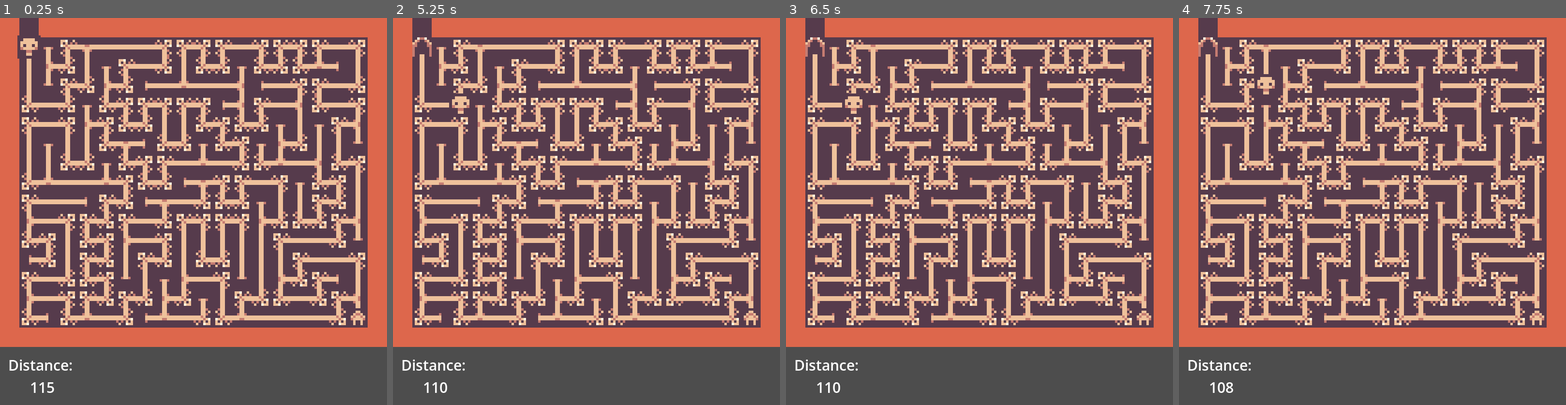
Above: before the commit, frames 1-4 (left to right).
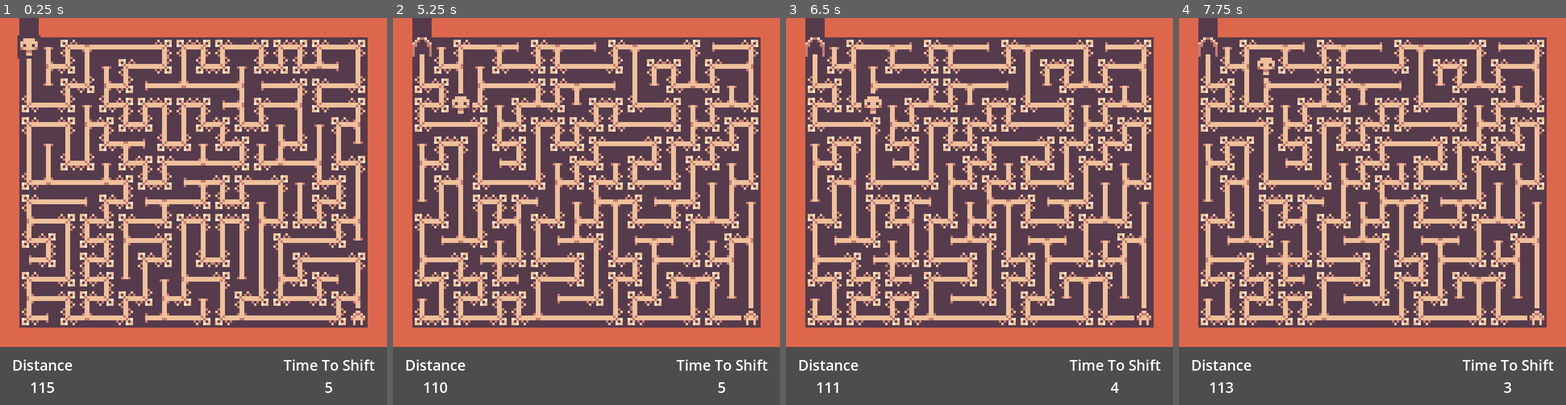
Above: after the commit, the same moments.

Repository: Notanell/GMTK-2026
Game: Godot game, scene res://main/main.tscn
Same seed, same stepped clock (60 frames per second), same inputs: the game is played once before the commit and once after it.
Inputs:
- Up to frame 1 (0.25 s): no input
- Up to frame 2 (5.25 s): tap Enter at 0.5, 2.75, 5 s; hold D (move_right) 0.53-1.28 s; hold S (move_down) 1.28-2.03 s; tap Space at 2, 3.5 s; hold D (move_right) 2.03-2.78 s; hold W (move_up) 2.78-3.53 s; hold A (move_left) 3.53-5.03 s; hold S (move_down) from 5.03 s (still down)
- Up to frame 3 (6.5 s): tap Space at 5.75 s; release S (move_down) at 5.78 s; hold D (move_right) from 5.78 s (still down)
- Up to frame 4 (7.75 s): release D (move_right) at 6.53 s; hold W (move_up) 6.53-7.28 s; hold D (move_right) from 7.28 s (still down)

The runs differ from the first frame. In frame 1, 0.5% of the frame differs, in the area x 2-97%, y 88-97%; in frame 2, 23%; in frame 3, 23%; in frame 4, 23%, in the area x 2-97%, y 5-97%.

Commit message:
Maze now changes on timer

Diff:
--- a/main/main.gd
+++ b/main/main.gd
@@ -1,12 +1,15 @@
 extends Node
 
+@export var maze_size = Vector2i(18, 15)
+@export var shift_time : float = 5
 
 # Called when the node enters the scene tree for the first time.
 func _ready():
-	$Maze.new_maze(Vector2i(18, 15))
+	$Maze.new_maze(maze_size)
 	inject_mazeinfotoplayer()
 	$Player.start(Vector2(60, 60))
-	print($Maze.currentdistance_fromend($Player.maze_coord))
+	$ShiftTimer.start(shift_time)
+	#print($Maze.currentdistance_fromend($Player.maze_coord))
 	pass # Replace with function body.
 
 
@@ -14,6 +17,7 @@
 func _process(delta):
 	#print($Maze.currentdistance_fromend($Player.maze_coord))
 	$ui_main.set_counttoexit($Maze.currentdistance_fromend($Player.maze_coord))
+	$ui_main.set_counttoshift($ShiftTimer.get_time_left())
 	pass
 
 func inject_mazeinfotoplayer():
@@ -21,3 +25,10 @@
 	$Player.maze = $Maze.maze
 	$Player.maze_size = $Maze.maze_size
 	$Player.maze_tileoffset = $Maze.maze_tileoffset
+
+
+func _on_timer_timeout():
+	$Maze.new_maze(maze_size)
+	inject_mazeinfotoplayer()
+	$ShiftTimer.start(shift_time)
+	pass # Replace with function body.
--- a/main/main.tscn
+++ b/main/main.tscn
@@ -13,3 +13,7 @@
 [node name="Player" parent="." unique_id=670638703 instance=ExtResource("2_pjrb6")]
 
 [node name="ui_main" parent="." unique_id=22940701 instance=ExtResource("4_c651c")]
+
+[node name="ShiftTimer" type="Timer" parent="." unique_id=686392532]
+
+[connection signal="timeout" from="ShiftTimer" to="." method="_on_timer_timeout"]
--- a/maze/maze_gen.gd
+++ b/maze/maze_gen.gd
@@ -11,10 +11,10 @@
 
 
 func generate_maze(maze_size_input=Vector2i(10, 10)) -> PackedInt32Array:
-	print('Generate Maze Function Called')
-	#initialise_arrays()
+	#print('Generate Maze Function Called')
 	maze_size = maze_size_input
 	end_cell = Vector2i(maze_size.x - 1, maze_size.y - 1)
+	maze.clear()
 	maze.resize(maze_size.x * maze_size.y)
 
 	var total_cells = maze.size()
--- a/ui/ui_main.gd
+++ b/ui/ui_main.gd
@@ -11,3 +11,7 @@
 
 func set_counttoexit(count : int):
 	$CountToExit/CountToExit_Count.set_text(String.num_int64(count))
+
+func set_counttoshift(count : float):
+	count = ceil(count)
+	$ShiftTimer/ShiftTimer_Count.set_text(String.num_int64(count))
--- a/ui/ui_main.tscn
+++ b/ui/ui_main.tscn
@@ -23,7 +23,7 @@
 [node name="CountToExit_Label" type="RichTextLabel" parent="CountToExit" unique_id=2075273994]
 layout_mode = 2
 theme_override_font_sizes/normal_font_size = 30
-text = "Distance: "
+text = "Distance"
 fit_content = true
 horizontal_alignment = 1
 
@@ -33,3 +33,25 @@
 text = "100"
 fit_content = true
 horizontal_alignment = 1
+
+[node name="ShiftTimer" type="VBoxContainer" parent="." unique_id=757020776]
+layout_mode = 0
+offset_left = 576.0
+offset_top = 696.0
+offset_right = 784.0
+offset_bottom = 784.0
+theme = ExtResource("1_drby1")
+
+[node name="ShiftTimer_Label" type="RichTextLabel" parent="ShiftTimer" unique_id=220127668]
+layout_mode = 2
+theme_override_font_sizes/normal_font_size = 30
+text = "Time To Shift"
+fit_content = true
+horizontal_alignment = 1
+
+[node name="ShiftTimer_Count" type="RichTextLabel" parent="ShiftTimer" unique_id=491868259]
+layout_mode = 2
+theme_override_font_sizes/normal_font_size = 30
+text = "100"
+fit_content = true
+horizontal_alignment = 1
Not shown, added: export_presets.cfg
